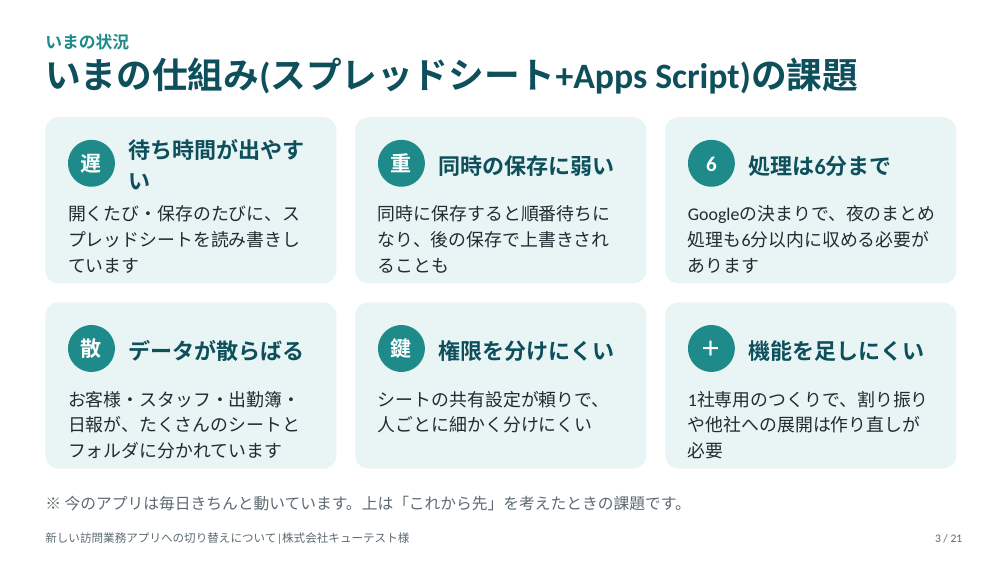
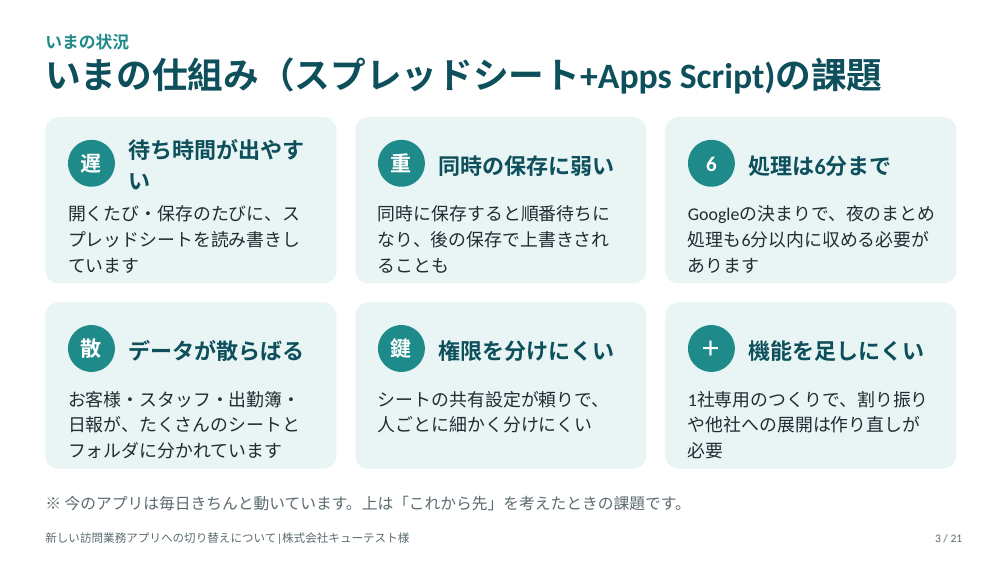
Before and after one commit to katahimo-dev/katahimo-app, a slide deck: slide 3 of doc/partner/新アプリ切替のご説明_キューテスト様.pptx. Drawn at 1008x567 pixels with LibreOffice and Linux fonts; fonts in the diff are those of the drawing. Boxes give left, top, right and bottom in pixels: in the first picture for what was removed or moved away, otherwise in the second. Text is boxed around its words. In the diff, an @@ line names an element or a change of style, - is before the commit and + after.

```diff
--- a/doc/partner/新アプリ切替のご説明_キューテスト様.pptx
+++ b/doc/partner/新アプリ切替のご説明_キューテスト様.pptx
@@ text at bbox=[45, 57, 883, 94]: text changed @@
-いまの仕組み(スプレッドシート+Apps Script)の課題
+いまの仕組み（スプレッドシート+Apps Script)の課題
```
Also in this commit, not shown: 17 other slides changed, 3 other files.
